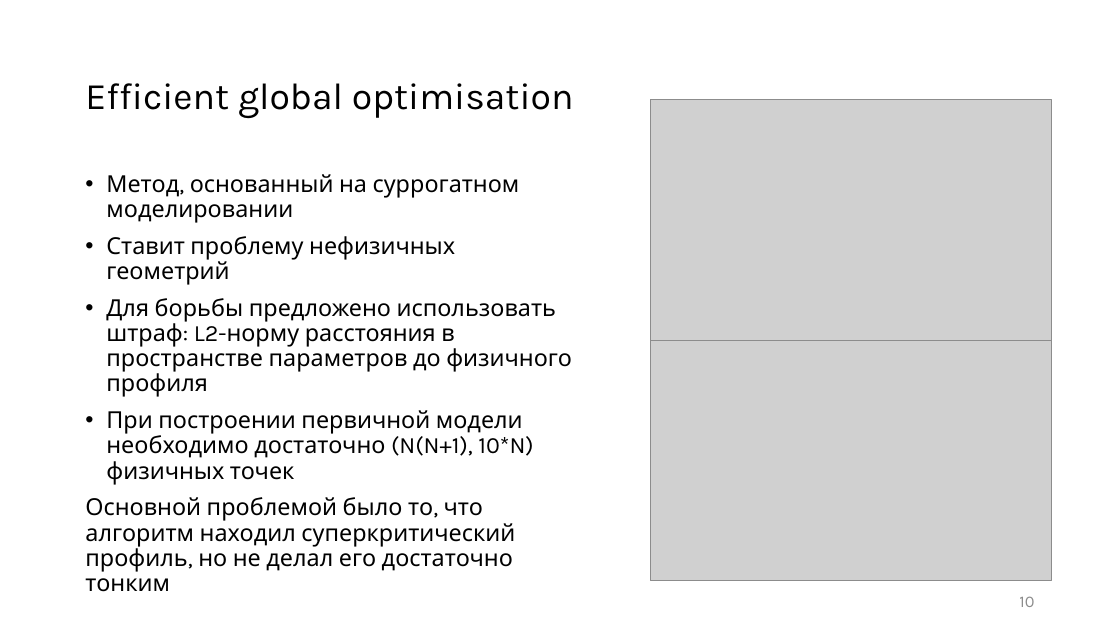
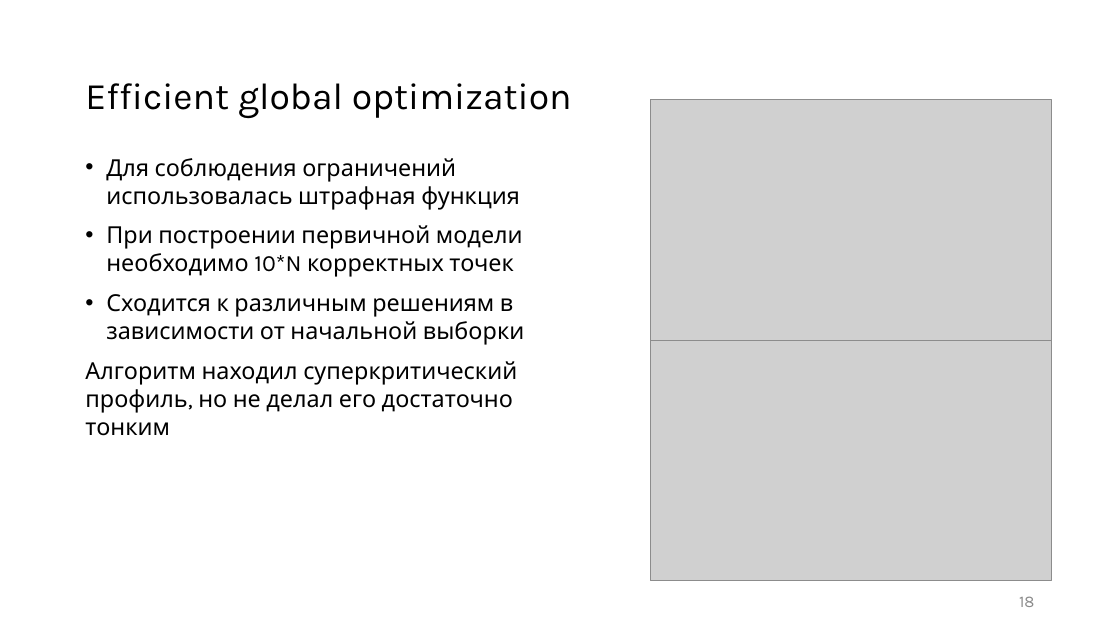
Before and after one commit to 737CMD/Diploma_bac, a slide deck: slide 18 of results/Тексты/Презентация_ВКР Черных.pptx (slide 10 before the commit). Drawn at 1120x630 pixels with LibreOffice and Linux fonts; fonts in the diff are those of the drawing; grey boxes stand for pictures; background and template pictures are left out. Boxes give left, top, right and bottom in pixels: in the first picture for what was removed or moved away, otherwise in the second. Text is boxed around its words. In the diff, an @@ line names an element or a change of style, - is before the commit and + after.

```diff
--- a/results/Тексты/Презентация_ВКР Черных.pptx
+++ b/results/Тексты/Презентация_ВКР Черных.pptx
@@ title at [85, 83, 572, 119]: text changed @@
-Efficient global optimisation
+Efficient global optimization
@@ text at [85, 158, 524, 436]: text changed @@
-• Метод, основанный на суррогатном моделировании
-• Ставит проблему нефизичных геометрий
-• Для борьбы предложено использовать штраф: L2-норму расстояния в пространстве параметров до физичного профиля
-• При построении первичной модели необходимо достаточно (N(N+1), 10*N) физичных точек
-Основной проблемой было то, что алгоритм находил суперкритический профиль, но не делал его достаточно тонким
+• Для соблюдения ограничений использовалась штрафная функция
+• При построении первичной модели необходимо 10*N корректных точек
+• Сходится к различным решениям в зависимости от начальной выборки
+Алгоритм находил суперкритический профиль, но не делал его достаточно тонким
@@ page number at [1019, 596, 1034, 607]: text changed @@
-10
+18
```
Also in this commit, not shown: 7 other slides changed, 14 slides added, 4 slides removed, 10 other files.
